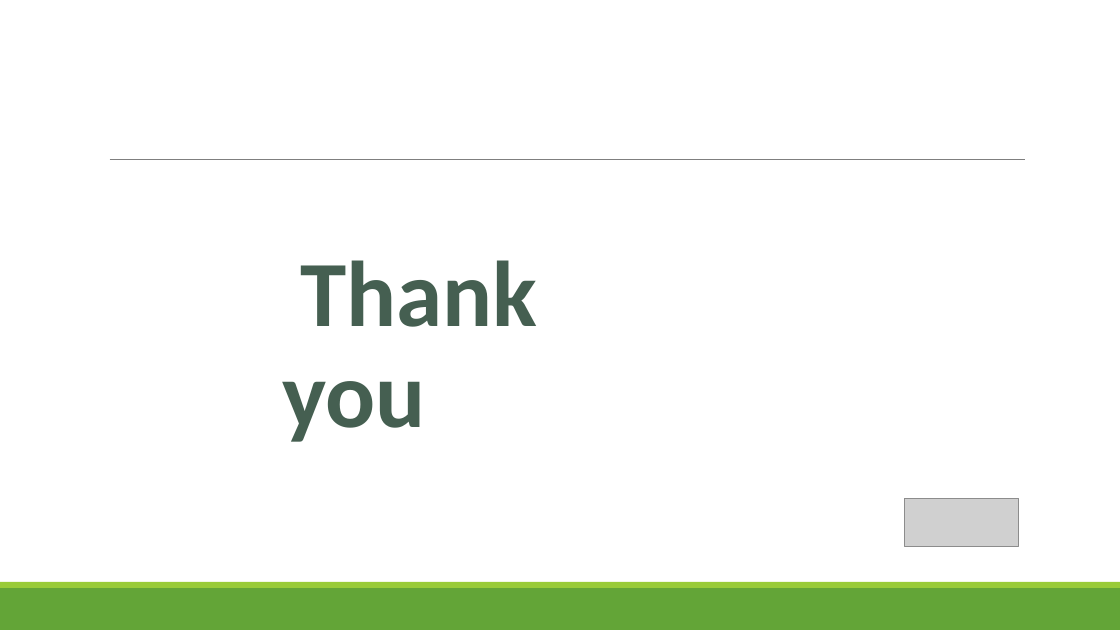
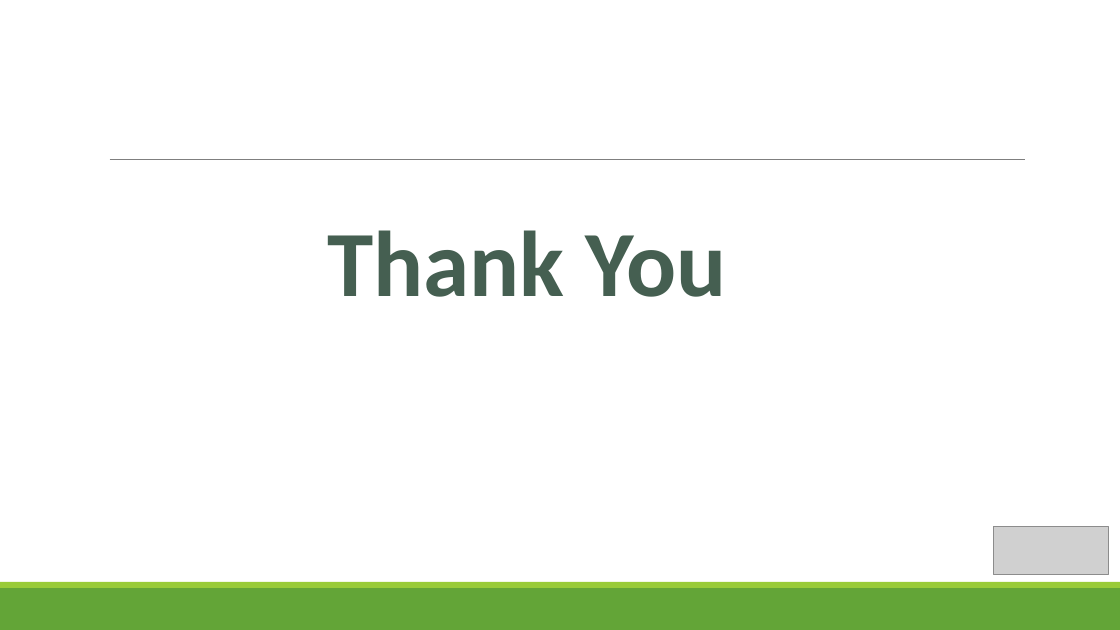
Before and after one commit to samsil2/neocortexapi_Samsil_Arefin, a slide deck: slide 9 of source/MySEProject/Documentation/ML 23:24-05 Implement the visualization of permanence value_Samsil_Arefin(Individual).pptx. Drawn at 1120x630 pixels with LibreOffice and Linux fonts; fonts in the diff are those of the drawing; grey boxes stand for pictures. Boxes give left, top, right and bottom in pixels: in the first picture for what was removed or moved away, otherwise in the second. Text is boxed around its words. In the diff, an @@ line names an element or a change of style, - is before the commit and + after.

Commit message:
pptx update

```diff
--- a/source/MySEProject/Documentation/ML 23:24-05 Implement the visualization of permanence value_Samsil_Arefin(Individual).pptx
+++ b/source/MySEProject/Documentation/ML 23:24-05 Implement the visualization of permanence value_Samsil_Arefin(Individual).pptx
@@ text at bbox=[327, 230, 726, 297]: text changed @@
-  Thank you
+Thank You
@@ picture: place and size @@
-picture at bbox=[904, 498, 1019, 546]
+picture at bbox=[994, 527, 1109, 575]
```
Also in this commit, not shown: 9 other slides changed.
